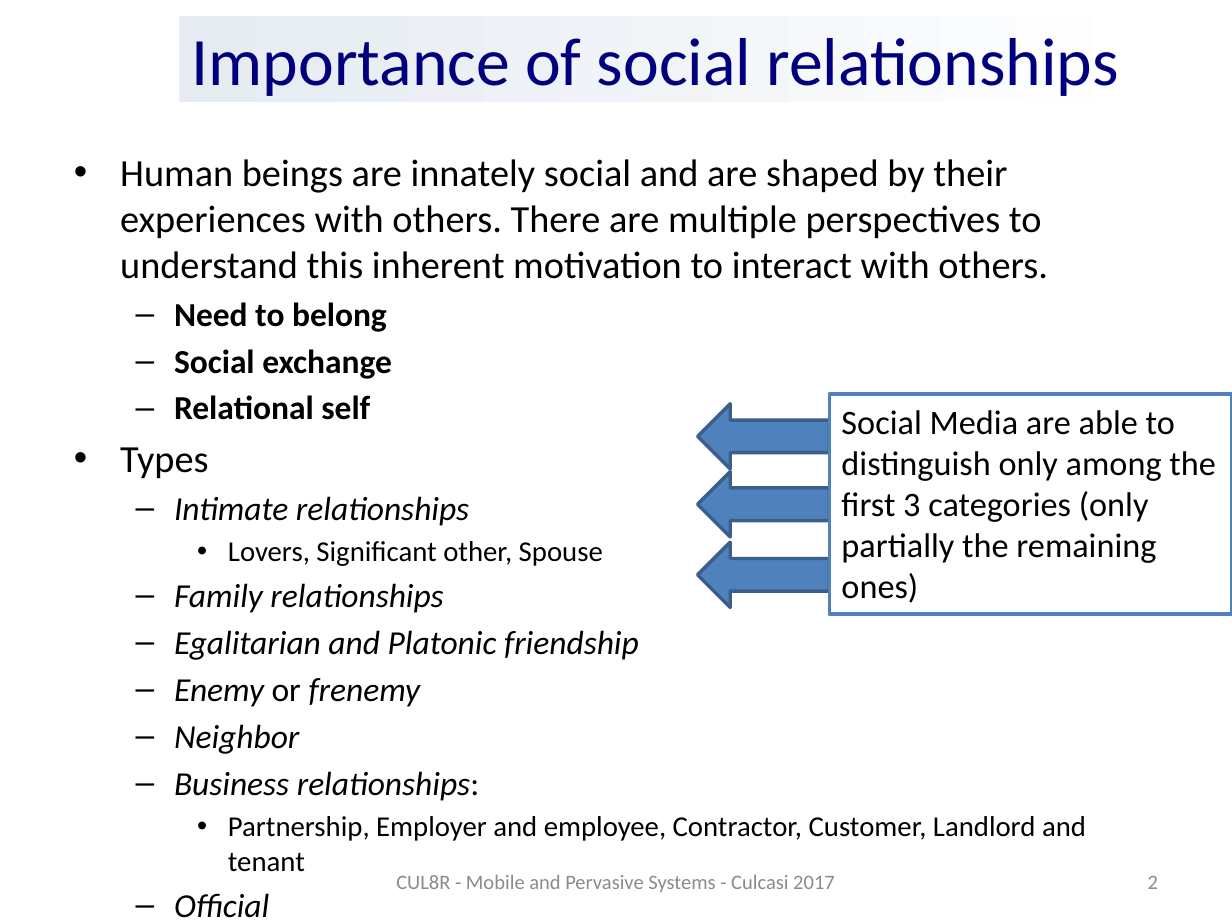
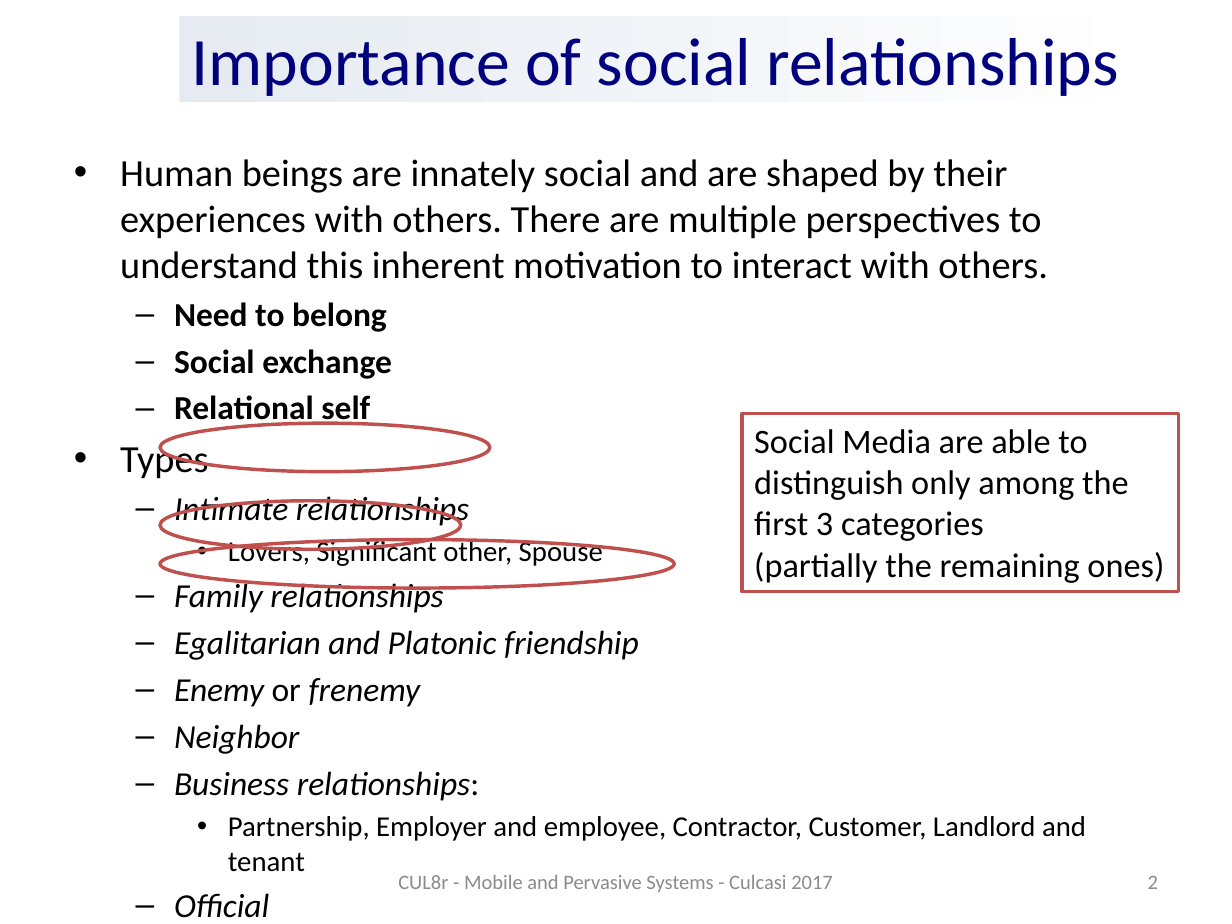
Before and after one commit to Fpculcasi/CUL8r, a slide deck: slide 2 of presentazione/presentazione.pptx. Drawn at 1232x924 pixels with LibreOffice and Linux fonts; fonts in the diff are those of the drawing; background and template pictures are left out. Boxes give left, top, right and bottom in pixels: in the first picture for what was removed or moved away, otherwise in the second. Text is boxed around its words. In the diff, an @@ line names an element or a change of style, - is before the commit and + after.

```diff
--- a/presentazione/presentazione.pptx
+++ b/presentazione/presentazione.pptx
@@ left arrow removed at <box>697,404,829,469</box> @@
@@ rectangle "Social Media are able to ...": place and size @@
-rectangle "Social Media are able to ..." at <box>829,394,1232,614</box>
+rectangle "Social Media are able to ..." at <box>742,414,1178,593</box>
@@ rectangle "Social Media are able to ..." at <box>742,414,1178,593</box>: outline #4F81BD 2 pt to #C0504D 2 pt @@
@@ ellipse added at <box>160,424,490,472</box>, outline #C0504D 2 pt @@
@@ text in rectangle at <box>754,429,1164,583</box>: text changed @@
-Social Media are able to distinguish only among the first 3 categories (only partially the remaining ones)
+Social Media are able to distinguish only among the first 3 categories
+(partially the remaining ones)
@@ left arrow removed at <box>697,472,829,537</box> @@
@@ ellipse added at <box>160,500,461,548</box>, outline #C0504D 2 pt @@
@@ ellipse added at <box>160,540,674,588</box>, outline #C0504D 2 pt @@
@@ left arrow removed at <box>697,542,829,607</box> @@
@@ text at <box>398,875,833,892</box>: text changed @@
-CUL8R - Mobile and Pervasive Systems - Culcasi 2017
+CUL8r - Mobile and Pervasive Systems - Culcasi 2017
```
Also in this commit, not shown: 2 other slides changed, 8 slides added.
